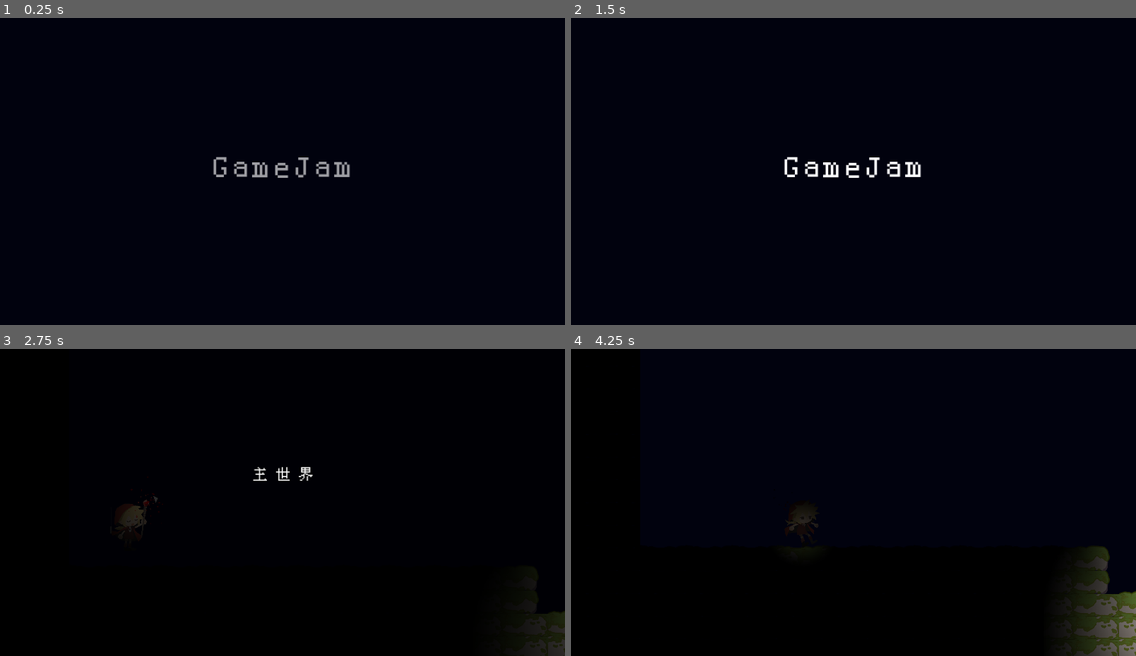
Above: before the commit, frames 1-4 (two rows, left to right).
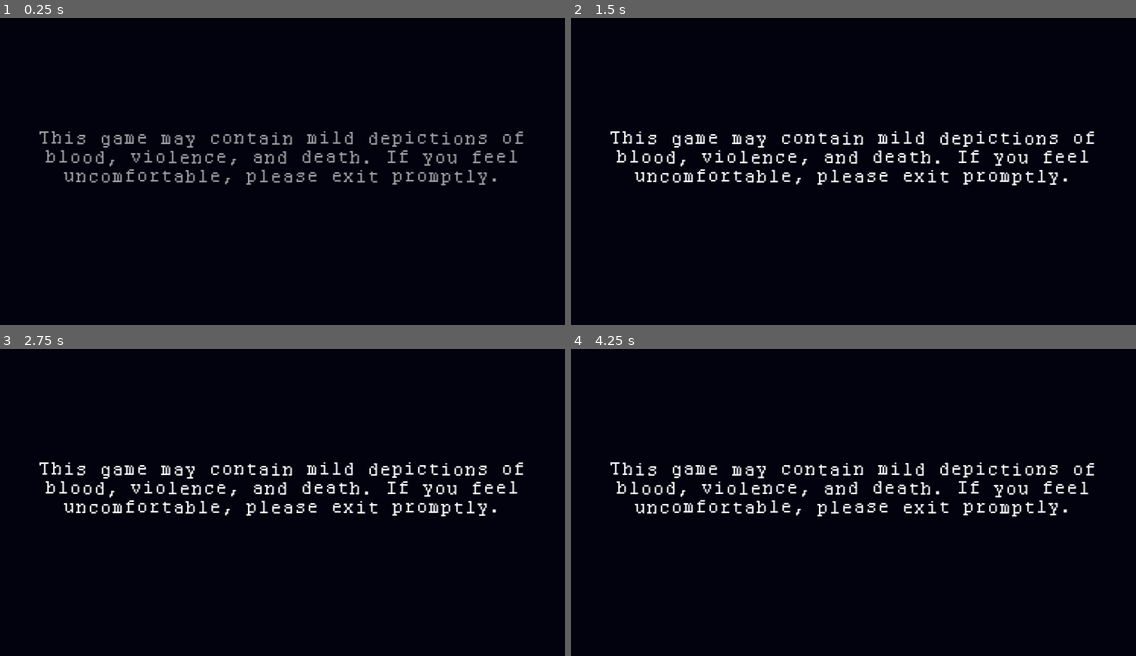
Above: after the commit, the same moments.

Repository: MassBitchen/Dragoon_Quest
Game: Godot game, scene res://场景/地图/_start/start.tscn
Two runs of this game, one before a commit and one after it. Both use one fixed random seed, a clock stepped at 60 frames per second and the inputs below.
Inputs (mouse positions are in pixels of both pictures, inside the frame that each line leads up to):
- Up to frame 1 (0.25 s): no input
- Up to frame 2 (1.5 s): move the mouse to (977, 156) at 0.52 s; press the mouse at (977, 156) at 0.53 s; hold D (move_right) from 0.53 s (still down); tap Space (jump) at 0.77 s; move the mouse to (740, 186) at 1.27 s; release the mouse at (740, 186) at 1.28 s; tap E (interact) at 1.35 s
- Up to frame 3 (2.75 s): tap Space (jump) at 1.52 s; move the mouse to (339, 434) at 2.02 s; release D (move_right) at 2.03 s; press the mouse at (339, 434) at 2.03 s; hold A (move_left) from 2.03 s (still down)
- Up to frame 4 (4.25 s): move the mouse to (825, 563) at 2.77 s; release A (move_left) at 2.78 s; release the mouse at (825, 563) at 2.78 s; hold D (move_right) from 2.78 s (still down); tap E (interact) at 2.85 s; tap Space (jump) at 3.02, 3.77 s; move the mouse to (1023, 548) at 3.52 s; press the mouse at (1023, 548) at 3.53 s

The runs differ from the first frame. In frame 1, 3.7% of the frame differs, in the area x 7-93%, y 36-55%; in frame 2, 4.0%; in frame 3, 4.7%; in frame 4, 6.5%, in the area x 6-100%, y 36-100%.

Commit message:
修改文字

Diff:
--- a/brackeysgamejam_name/场景/地图/2/level_2.tscn
+++ b/brackeysgamejam_name/场景/地图/2/level_2.tscn
@@ -125,6 +125,21 @@
 physics_layer_0/collision_mask = 0
 sources/0 = SubResource("TileSetAtlasSource_muagq")
 
+[sub_resource type="Animation" id="Animation_bqa82"]
+length = 0.001
+tracks/0/type = "value"
+tracks/0/imported = false
+tracks/0/enabled = true
+tracks/0/path = NodePath("open:position")
+tracks/0/interp = 1
+tracks/0/loop_wrap = true
+tracks/0/keys = {
+"times": PackedFloat32Array(0),
+"transitions": PackedFloat32Array(1),
+"update": 0,
+"values": [Vector2(-932, -585)]
+}
+
 [sub_resource type="Animation" id="Animation_cqq8g"]
 resource_name = "open"
 tracks/0/type = "value"
@@ -140,21 +155,6 @@
 "values": [Vector2(-932, -585), Vector2(-932, 520)]
 }
 
-[sub_resource type="Animation" id="Animation_bqa82"]
-length = 0.001
-tracks/0/type = "value"
-tracks/0/imported = false
-tracks/0/enabled = true
-tracks/0/path = NodePath("open:position")
-tracks/0/interp = 1
-tracks/0/loop_wrap = true
-tracks/0/keys = {
-"times": PackedFloat32Array(0),
-"transitions": PackedFloat32Array(1),
-"update": 0,
-"values": [Vector2(-932, -585)]
-}
-
 [sub_resource type="AnimationLibrary" id="AnimationLibrary_ckxfe"]
 _data = {
 "RESET": SubResource("Animation_bqa82"),
@@ -357,40 +357,43 @@
 position = Vector2(1140, -301)
 
 [node name="floor8" parent="open" index="2" instance=ExtResource("9_itu06")]
-position = Vector2(2063, -149)
+position = Vector2(2063, -66)
 
 [node name="floor1" parent="open" index="3" instance=ExtResource("15_0b6m1")]
 position = Vector2(1606, -396)
 
-[node name="floor2" parent="open" index="4" instance=ExtResource("15_0b6m1")]
+[node name="floor5" parent="open" index="4" instance=ExtResource("15_0b6m1")]
+position = Vector2(1777, -227)
+
+[node name="floor2" parent="open" index="5" instance=ExtResource("15_0b6m1")]
 position = Vector2(2010, -710)
 
-[node name="floor3" parent="open" index="5" instance=ExtResource("15_0b6m1")]
+[node name="floor3" parent="open" index="6" instance=ExtResource("15_0b6m1")]
 position = Vector2(1908, -846)
 rotation = 1.5708
 
-[node name="Enemy1" parent="open" index="6" instance=ExtResource("11_cx8jj")]
+[node name="Enemy1" parent="open" index="7" instance=ExtResource("11_cx8jj")]
 position = Vector2(2028, -778)
 
-[node name="floor4" parent="open" index="7" instance=ExtResource("8_60xsl")]
-position = Vector2(2982, 75)
-
-[node name="Enemy2" parent="open" index="8" instance=ExtResource("11_cx8jj")]
+[node name="floor4" parent="open" index="8" instance=ExtResource("8_60xsl")]
+position = Vector2(2796, 75)
+
+[node name="Enemy2" parent="open" index="9" instance=ExtResource("11_cx8jj")]
 position = Vector2(2763, 10)
 
-[node name="NPC" parent="open" index="9" instance=ExtResource("16_604bw")]
-position = Vector2(2080, -176)
+[node name="NPC" parent="open" index="10" instance=ExtResource("16_604bw")]
+position = Vector2(2080, -80)
 texture = "res://_资源/1/npc3.png"
 
-[node name="mirror" parent="open" index="10" instance=ExtResource("11_xc1c7")]
+[node name="mirror" parent="open" index="11" instance=ExtResource("11_xc1c7")]
 position = Vector2(2537, -600)
 rotation = 0.20944
 
-[node name="TileMapLayer" type="TileMapLayer" parent="open" index="11"]
+[node name="TileMapLayer" type="TileMapLayer" parent="open" index="12"]
 position = Vector2(932, 585)
 tile_set = SubResource("TileSet_yktno")
 
-[node name="door" parent="open" index="12" instance=ExtResource("9_viwh2")]
+[node name="door" parent="open" index="13" instance=ExtResource("9_viwh2")]
 position = Vector2(1710, 64)
 path = "res://场景/地图/3/level_3.tscn"
 entry_point = "entry1"
--- a/brackeysgamejam_name/场景/地图/_main/main.tscn
+++ b/brackeysgamejam_name/场景/地图/_main/main.tscn
@@ -234,8 +234,7 @@
 theme_override_constants/outline_size = 12
 theme_override_font_sizes/normal_font_size = 128
 bbcode_enabled = true
-text = "[wave][center]Dragoon Quest[/center][/wave]
-[font_size=84][shake][center]What can go wrong[/center][shake]"
+text = "[wave][center]The Nothing Amiss Kingdom[/center][/wave]"
 
 [node name="PointLight2D" type="PointLight2D" parent="title" index="1"]
 position = Vector2(664, 152)
--- a/brackeysgamejam_name/场景/地图/_start/start.tscn
+++ b/brackeysgamejam_name/场景/地图/_start/start.tscn
@@ -16,10 +16,24 @@
 "update": 0,
 "values": [Color(1, 1, 1, 0)]
 }
+tracks/1/type = "value"
+tracks/1/imported = false
+tracks/1/enabled = true
+tracks/1/path = NodePath("CanvasLayer/RichTextLabel:text")
+tracks/1/interp = 1
+tracks/1/loop_wrap = true
+tracks/1/keys = {
+"times": PackedFloat32Array(0),
+"transitions": PackedFloat32Array(1),
+"update": 1,
+"values": ["
+[wave][center]This game may contain mild depictions of blood, violence, and death. If you feel uncomfortable, please exit promptly.
+"]
+}
 
 [sub_resource type="Animation" id="Animation_xu4tm"]
 resource_name = "start"
-length = 2.0
+length = 15.0
 tracks/0/type = "method"
 tracks/0/imported = false
 tracks/0/enabled = true
@@ -27,7 +41,7 @@
 tracks/0/interp = 1
 tracks/0/loop_wrap = true
 tracks/0/keys = {
-"times": PackedFloat32Array(2),
+"times": PackedFloat32Array(14.8333),
 "transitions": PackedFloat32Array(1),
 "values": [{
 "args": [],
@@ -41,10 +55,27 @@
 tracks/1/interp = 1
 tracks/1/loop_wrap = true
 tracks/1/keys = {
-"times": PackedFloat32Array(0, 0.4, 1.63333, 2),
-"transitions": PackedFloat32Array(1, 1, 1, 1),
+"times": PackedFloat32Array(0, 0.4, 8.26667, 9.93333, 11.4, 13.2667, 14.6667),
+"transitions": PackedFloat32Array(1, 1, 1, 1, 1, 1, 1),
 "update": 0,
-"values": [Color(1, 1, 1, 0), Color(1, 1, 1, 1), Color(1, 1, 1, 1), Color(1, 1, 1, 0)]
+"values": [Color(1, 1, 1, 0), Color(1, 1, 1, 1), Color(1, 1, 1, 1), Color(1, 1, 1, 0), Color(1, 1, 1, 1), Color(1, 1, 1, 1), Color(1, 1, 1, 0)]
+}
+tracks/2/type = "value"
+tracks/2/imported = false
+tracks/2/enabled = true
+tracks/2/path = NodePath("CanvasLayer/RichTextLabel:text")
+tracks/2/interp = 1
+tracks/2/loop_wrap = true
+tracks/2/keys = {
+"times": PackedFloat32Array(0, 9.96667),
+"transitions": PackedFloat32Array(1, 1),
+"update": 1,
+"values": ["
+[wave][center]This game may contain mild depictions of blood, violence, and death. If you feel uncomfortable, please exit promptly.
+", "
+[wave][center]Welcome to The Kingdom of Nothing Amiss, visitor.
+
+"]
 }
 
 [sub_resource type="AnimationLibrary" id="AnimationLibrary_t0446"]
@@ -71,13 +102,14 @@
 anchor_top = 0.5
 anchor_right = 0.5
 anchor_bottom = 0.5
-offset_left = -991.5
-offset_top = -181.5
-offset_right = 991.5
-offset_bottom = 181.5
+offset_left = -991.0
+offset_top = -217.0
+offset_right = 992.0
+offset_bottom = 252.0
 grow_horizontal = 2
 grow_vertical = 2
-theme_override_font_sizes/normal_font_size = 108
+theme_override_font_sizes/normal_font_size = 64
 bbcode_enabled = true
 text = "
-[wave][center]GameJam"
+[wave][center]This game may contain mild depictions of blood, violence, and death. If you feel uncomfortable, please exit promptly.
+"
--- a/brackeysgamejam_name/场景/小组件/移动平台/move_platform.tscn
+++ b/brackeysgamejam_name/场景/小组件/移动平台/move_platform.tscn
@@ -13,6 +13,21 @@
 }
 point_count = 2
 
+[sub_resource type="Animation" id="Animation_cmlrm"]
+length = 0.001
+tracks/0/type = "value"
+tracks/0/imported = false
+tracks/0/enabled = true
+tracks/0/path = NodePath("Path2D/PathFollow2D:progress_ratio")
+tracks/0/interp = 1
+tracks/0/loop_wrap = true
+tracks/0/keys = {
+"times": PackedFloat32Array(0),
+"transitions": PackedFloat32Array(1),
+"update": 0,
+"values": [0.0]
+}
+
 [sub_resource type="Animation" id="Animation_1n2f2"]
 resource_name = "move"
 loop_mode = 1
@@ -27,21 +42,6 @@
 "transitions": PackedFloat32Array(1, 1, 1),
 "update": 0,
 "values": [0.0, 1.0, 0.0]
-}
-
-[sub_resource type="Animation" id="Animation_cmlrm"]
-length = 0.001
-tracks/0/type = "value"
-tracks/0/imported = false
-tracks/0/enabled = true
-tracks/0/path = NodePath("Path2D/PathFollow2D:progress_ratio")
-tracks/0/interp = 1
-tracks/0/loop_wrap = true
-tracks/0/keys = {
-"times": PackedFloat32Array(0),
-"transitions": PackedFloat32Array(1),
-"update": 0,
-"values": [0.0]
 }
 
 [sub_resource type="AnimationLibrary" id="AnimationLibrary_xr3ql"]
--- a/brackeysgamejam_name/系统/Game/game.tscn
+++ b/brackeysgamejam_name/系统/Game/game.tscn
@@ -107,14 +107,14 @@
 anchor_top = 0.5
 anchor_right = 0.5
 anchor_bottom = 0.5
-offset_left = -124.0
-offset_top = 248.0
-offset_right = 124.0
-offset_bottom = 304.0
+offset_left = -276.0
+offset_top = 104.0
+offset_right = 276.0
+offset_bottom = 160.0
 grow_horizontal = 2
 grow_vertical = 2
 theme_override_font_sizes/font_size = 48
-text = "reopen"
+text = "restart the level"
 
 [node name="back" type="Button" parent="options"]
 anchors_preset = 8
@@ -123,9 +123,9 @@
 anchor_right = 0.5
 anchor_bottom = 0.5
 offset_left = -124.0
-offset_top = 148.0
+offset_top = 277.0
 offset_right = 124.0
-offset_bottom = 204.0
+offset_bottom = 333.0
 grow_horizontal = 2
 grow_vertical = 2
 theme_override_font_sizes/font_size = 48
@@ -137,10 +137,10 @@
 anchor_top = 0.5
 anchor_right = 0.5
 anchor_bottom = 0.5
-offset_left = -124.0
-offset_top = 337.0
-offset_right = 124.0
-offset_bottom = 393.0
+offset_left = -196.0
+offset_top = 193.0
+offset_right = 196.0
+offset_bottom = 249.0
 grow_horizontal = 2
 grow_vertical = 2
 theme_override_font_sizes/font_size = 48
